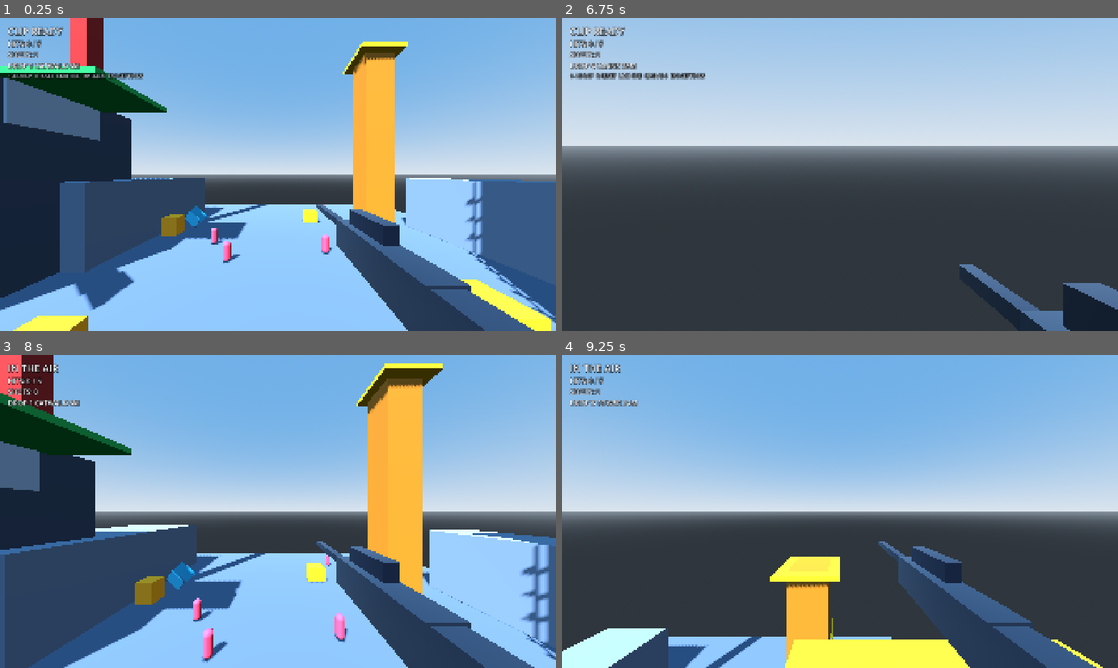
Above: before the commit, frames 1-4 (two rows, left to right).
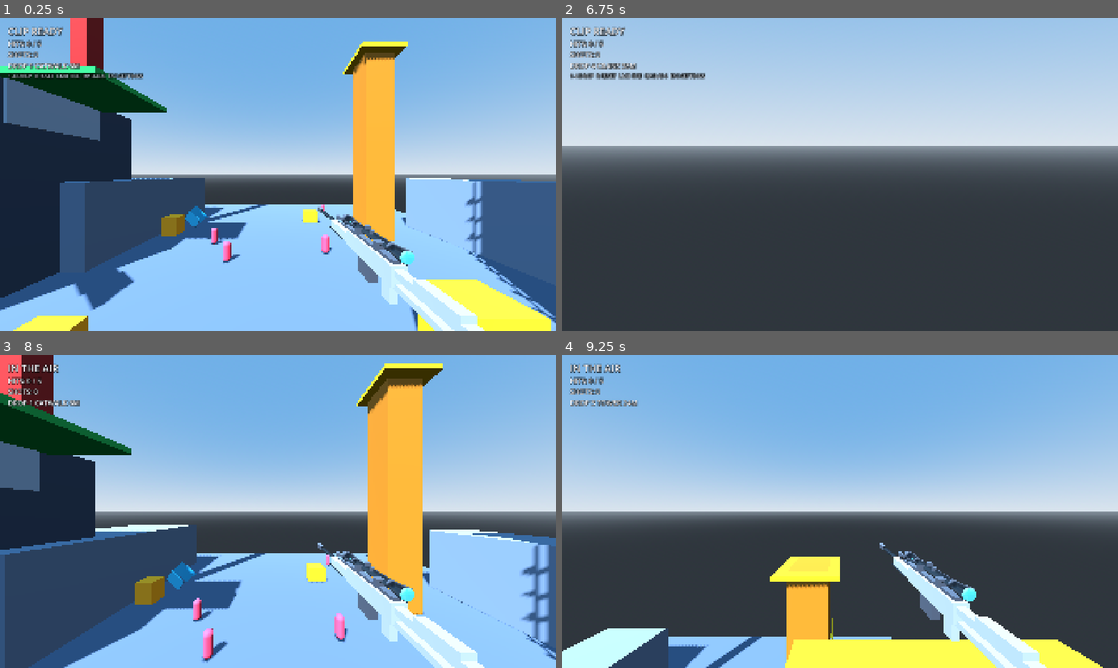
Above: after the commit, the same moments.

Repository: jmerchslop/first-try
Game: Godot game, scene res://scenes/test_arena.tscn
Two runs of this game, one before a commit and one after it. Both use one fixed random seed, a clock stepped at 60 frames per second and the inputs below.
Inputs (mouse positions are in pixels of both pictures, inside the frame that each line leads up to):
- Up to frame 1 (0.25 s): no input
- Up to frame 2 (6.75 s): tap Enter at 0.5 s; move the mouse to (867, 174) at 0.52 s; hold Right mouse button (ads) 0.53-1.28 s; hold W (move_forward) 0.53-5.78 s; tap Space (jump) at 0.77, 1.52, 3.02, 3.77, 4.52, 6.02 s; move the mouse to (812, 174) at 1.27 s; right-click (812, 174) at 1.35 s; move the mouse to (851, 168) at 2.02 s; hold 1 (drop_1) 2.03-2.78 s; right-click (851, 168) at 2.3 s; move the mouse to (834, 180) at 2.77 s; tap 2 (drop_2) at 2.85 s; right-click (834, 180) at 3.05 s; move the mouse to (878, 177) at 3.52 s; hold 3 (drop_3) 3.53-4.28 s; right-click (878, 177) at 3.8 s; move the mouse to (795, 171) at 4.27 s; tap 4 (drop_4) at 4.35 s; right-click (795, 171) at 4.55 s; tap R (reset_drop) at 5, 5.75, 6.5 s; move the mouse to (845, 174) at 5.02 s; press the mouse at (845, 174) at 5.03 s; right-click (845, 174) at 5.3 s; move the mouse to (817, 168) at 5.77 s; release the mouse at (817, 168) at 5.78 s; hold D (move_right) 5.78-6.53 s; right-click (817, 168) at 5.85 s; move the mouse to (867, 174) at 6.52 s; hold W (move_forward) from 6.53 s (still down); hold Right mouse button (ads) from 6.53 s (still down)
- Up to frame 3 (8 s): keep holding W (move_forward); tap Space (jump) at 6.77, 7.52 s; tap R (reset_drop) at 7.25 s; move the mouse to (250, 511) at 7.27 s; release Right mouse button (ads) at 7.28 s; tap 1 (drop_1) at 7.35 s; right-click (250, 511) at 7.55 s
- Up to frame 4 (9.25 s): move the mouse to (851, 505) at 8.02 s; hold 2 (drop_2) 8.03-8.78 s; right-click (851, 505) at 8.3 s; move the mouse to (834, 517) at 8.77 s; release W (move_forward) at 8.78 s; hold A (move_left) from 8.78 s (still down); tap 3 (drop_3) at 8.85 s; tap Space (jump) at 9.02 s; right-click (834, 517) at 9.05 s

The runs differ from the first frame. In frame 1, 5.8% of the frame differs, in the area x 56-97%, y 59-100%; in frame 2, 2.4%; in frame 3, 5.8%; in frame 4, 5.5%.

Commit message:
Swap the greybox rifle for the Intervention model.
The hip viewmodel is the imported sniper at half scale, and it hides while ADS is held so the existing zoom and scope bracket stay clear.

Co-authored-by: jmerchslop <jmerchslop@users.noreply.github.com>

Diff:
--- /dev/null
+++ b/assets/weapons/sniper_skin_helper.gd
@@ -0,0 +1,45 @@
+# Drop `FirstTry_Intervention_Sniper.glb` into `res://assets/weapons/` in Godot 4.
+# It already conforms to the 3-Material-Slot Weapon Skin spec from `03_TEST_ARENA_AND_CEL_SHADED_ART.md`:
+#   - Surface 0 (`Slot0_ReceiverCamo`): Main receiver, tactical stock, handguard, pistol grip
+#   - Surface 1 (`Slot1_BarrelScopeTrim`): Fluted barrel, 3-baffle muzzle brake, scope, bolt, magazine, bipod, carry handle
+#   - Surface 2 (`Slot2_ScopeLens`): Ocular & objective lenses (emissive cyan)
+#
+# Orientation: Barrel points along -Z (Godot's native forward vector), centered at the receiver
+# so rotating around (0, 0, 0) pivots cleanly for Weapon Inspect, Y-Y swaps, and ADS interpolation.
+
+extends Node3D
+
+@onready var sniper_mesh: MeshInstance3D = $FirstTry_SniperRifle
+
+func apply_cel_shaded_skin(camo_texture: Texture2D = null, primary_tint: Color = Color(0.25, 0.28, 0.35), accent_tint: Color = Color(0.1, 0.11, 0.14)) -> void:
+	if not sniper_mesh:
+		return
+
+	# Shared ink outline pass
+	var outline := StandardMaterial3D.new()
+	outline.shading_mode = BaseMaterial3D.SHADING_MODE_UNSHADED
+	outline.albedo_color = Color(0.05, 0.05, 0.08)
+	outline.cull_mode = BaseMaterial3D.CULL_FRONT
+	outline.grow = true
+	outline.grow_amount = 0.008 # Fine viewmodel ink line
+
+	# Surface 0: Primary Camo / Skin
+	var mat_body := StandardMaterial3D.new()
+	mat_body.diffuse_mode = BaseMaterial3D.DIFFUSE_TOON
+	mat_body.specular_mode = BaseMaterial3D.SPECULAR_TOON
+	mat_body.roughness = 0.85
+	mat_body.albedo_color = primary_tint
+	if camo_texture:
+		mat_body.albedo_texture = camo_texture
+	mat_body.next_pass = outline
+	sniper_mesh.set_surface_override_material(0, mat_body)
+
+	# Surface 1: Barrel, Scope & Trim
+	var mat_trim := StandardMaterial3D.new()
+	mat_trim.diffuse_mode = BaseMaterial3D.DIFFUSE_TOON
+	mat_trim.specular_mode = BaseMaterial3D.SPECULAR_TOON
+	mat_trim.metallic = 0.6
+	mat_trim.roughness = 0.45
+	mat_trim.albedo_color = accent_tint
+	mat_trim.next_pass = outline
+	sniper_mesh.set_surface_override_material(1, mat_trim)
--- a/scripts/player_controller.gd
+++ b/scripts/player_controller.gd
@@ -16,6 +16,7 @@
 const VIEW_KICK_RETURN_DEG := 18.0
 const PITCH_LIMIT_DEG := 89.0
 const WORLD_MASK := 1
+const INTERVENTION_SCENE := preload("res://assets/weapons/FirstTry_Intervention_Sniper.glb")
 
 var confirmed_hits_serial: int = 0
 var last_collider_name: String = ""
@@ -32,6 +33,7 @@
 var _tracer_left: float = 0.0
 var _ads: bool = false
 var _booted: bool = false
+var _rifle: Node3D
 
 
 static func shot_direction(forward: Vector3) -> Vector3:
@@ -270,6 +272,8 @@
 		_camera.fov = ads_fov_for(base)
 	else:
 		_camera.fov = base
+	if _rifle != null:
+		_rifle.visible = not _ads
 
 
 func _apply_camera_pose() -> void:
@@ -346,31 +350,20 @@
 
 
 func _build_rifle() -> void:
-	var rifle := CSGCombiner3D.new()
+	var rifle := Node3D.new()
 	rifle.name = "Rifle"
-	rifle.use_collision = false
 	rifle.position = Vector3(0.26, -0.22, -0.42)
+	rifle.rotation = Vector3.ZERO
+	rifle.scale = Vector3(0.50, 0.50, 0.50)
 	_camera.add_child(rifle)
-	var dark := _gun_mat(Color("#1F2937"), 0.45)
-	var steel := _gun_mat(Color("#111827"), 0.35)
-	_gun_box(rifle, "Receiver", Vector3(0.07, 0.1, 0.36), Vector3.ZERO, dark)
-	_gun_box(rifle, "Barrel", Vector3(0.028, 0.028, 0.42), Vector3(0.0, 0.02, -0.36), steel)
-	_gun_box(rifle, "Stock", Vector3(0.055, 0.09, 0.16), Vector3(0.0, 0.0, 0.24), dark)
-	_gun_box(rifle, "Scope", Vector3(0.04, 0.046, 0.16), Vector3(0.0, 0.08, -0.02), steel)
-
-
-func _gun_mat(color: Color, metallic: float) -> StandardMaterial3D:
-	var mat := StandardMaterial3D.new()
-	mat.albedo_color = color
-	mat.roughness = 0.42
-	mat.metallic = metallic
-	return mat
-
-
-func _gun_box(parent: Node, box_name: String, size: Vector3, pos: Vector3, mat: StandardMaterial3D) -> void:
-	var box := CSGBox3D.new()
-	box.name = box_name
-	box.size = size
-	box.position = pos
-	box.material = mat
-	parent.add_child(box)
+	var imported := INTERVENTION_SCENE.instantiate()
+	var mesh := imported.get_node("FirstTry_SniperRifle") as MeshInstance3D
+	mesh.owner = null
+	imported.remove_child(mesh)
+	mesh.position = Vector3.ZERO
+	mesh.rotation = Vector3.ZERO
+	mesh.scale = Vector3.ONE
+	mesh.cast_shadow = GeometryInstance3D.SHADOW_CASTING_SETTING_OFF
+	rifle.add_child(mesh)
+	imported.free()
+	_rifle = rifle
--- a/tests/ft1_tests.gd
+++ b/tests/ft1_tests.gd
@@ -160,6 +160,21 @@
 		_expect(is_equal_approx(marker.global_position.y, heights[index]), "Spawn_%d Y is %.0f" % [index + 1, heights[index]])
 
 	await _until_grounded(player)
+	_expect(FileAccess.file_exists("res://assets/weapons/FirstTry_Intervention_Sniper.glb"), "intervention glb is in the project")
+	var camera := player.get_node("CameraPivot/Camera3D") as Camera3D
+	var rifle := camera.get_node_or_null("Rifle") as Node3D
+	_expect(rifle != null, "Camera3D has a Rifle child")
+	var sniper_mesh: MeshInstance3D = null
+	if rifle != null:
+		sniper_mesh = rifle.find_child("FirstTry_SniperRifle", true, false) as MeshInstance3D
+	_expect(sniper_mesh != null, "Rifle has a FirstTry_SniperRifle mesh")
+	var csg_leftover := false
+	for node in camera.find_children("*", "", true, false):
+		if node is CSGCombiner3D:
+			csg_leftover = true
+		if node is CSGBox3D and node.name in ["Receiver", "Barrel", "Stock", "Scope"]:
+			csg_leftover = true
+	_expect(not csg_leftover, "no CSG placeholder rifle under the camera")
 	_expect(player.is_on_floor(), "player starts on the catwalk")
 	_expect(player.get_clip().state == ClipState.State.READY, "boot clip is READY")
 	_expect(player.get_clip().active_drop == 1, "boot drop is 1")
@@ -230,14 +245,22 @@
 	await process_frame
 	_expect(player.is_ads(), "ADS is held")
 	_expect(is_equal_approx(player.camera_fov(), 44.0), "ADS fov is max(30, base * 0.40)")
+	_expect(rifle != null and not rifle.visible, "ADS hides the rifle")
 	Input.action_release("ads")
 	await process_frame
 	await process_frame
 	_expect(not player.is_ads(), "ADS released")
 	_expect(is_equal_approx(player.camera_fov(), 110.0), "releasing ADS restores hip fov")
+	_expect(rifle != null and rifle.visible, "releasing ADS shows the rifle")
 	settings.restore_defaults()
 	await process_frame
 	_expect(is_equal_approx(player.camera_fov(), 90.0), "default fov returns to 90")
+	player.set_ads_held(true)
+	_expect(rifle != null and not rifle.visible, "set_ads_held hides the rifle")
+	_expect(is_equal_approx(player.camera_fov(), PlayerController.ads_fov_for(90.0)), "set_ads_held fov is ads_fov_for")
+	player.set_ads_held(false)
+	_expect(rifle != null and rifle.visible, "set_ads_held release shows the rifle")
+	_expect(is_equal_approx(player.camera_fov(), 90.0), "set_ads_held release restores hip fov")
 
 	hud.set_paused(true)
 	_expect(self.paused, "settings pause the world")
--- /dev/null
+++ b/tests/ft2_capture.gd
@@ -0,0 +1,73 @@
+extends SceneTree
+
+## FT2 screenshots: Intervention at the hip, hidden while ADS is held.
+
+const OUT_DIR := "/cursor/stores/self/artifacts"
+
+
+func _init() -> void:
+	call_deferred("_run")
+
+
+func _run() -> void:
+	DisplayServer.window_set_flag(DisplayServer.WINDOW_FLAG_BORDERLESS, true)
+	DisplayServer.window_set_size(Vector2i(1920, 1080))
+	var arena := (load("res://scenes/test_arena.tscn") as PackedScene).instantiate()
+	root.add_child(arena)
+	var player := arena.get_node("Player") as PlayerController
+	var target := arena.get_node("Targets/Target_1") as TargetDummy
+	await _sim(12)
+	var rifle := player.get_node("CameraPivot/Camera3D/Rifle") as Node3D
+	print("RIFLE pos=%s rot=%s scale=%s visible=%s" % [rifle.position, rifle.rotation, rifle.scale, rifle.visible])
+	player.aim_pitch_degrees(-16.0)
+	await _shot("ft2_hip_ready.png")
+
+	Input.action_press("move_forward")
+	var guard := 0
+	while player.get_clip().state != ClipState.State.AIRBORNE and guard < 180:
+		await _physics_only()
+		guard += 1
+	Input.action_release("move_forward")
+	for _i in 10:
+		await _physics_only()
+	player.aim_pitch_degrees(-22.0)
+	print("AIR state=%s rifle_visible=%s" % [player.clip_status_text(), rifle.visible])
+	await _shot("ft2_hip_airborne.png")
+
+	player.teleport_to_drop(1)
+	await _sim(8)
+	player.aim_at_world(target.aim_point())
+	Input.action_press("ads")
+	await _shot("ft2_ads_hidden.png")
+	print("ADS fov=%s rifle_visible=%s" % [player.camera_fov(), rifle.visible])
+	Input.action_release("ads")
+	await _shot("ft2_ads_released.png")
+	print("RELEASED fov=%s rifle_visible=%s" % [player.camera_fov(), rifle.visible])
+
+	var camera := player.get_node("CameraPivot/Camera3D") as Camera3D
+	camera.fov = 70.0
+	player.aim_pitch_degrees(-8.0)
+	await _shot("ft2_closeup_right.png")
+	print("CAPTURE_DONE")
+	quit(0)
+
+
+func _sim(count: int) -> void:
+	RenderingServer.render_loop_enabled = false
+	for _i in count:
+		await physics_frame
+
+
+func _physics_only() -> void:
+	RenderingServer.render_loop_enabled = false
+	await physics_frame
+
+
+func _shot(file_name: String) -> void:
+	RenderingServer.render_loop_enabled = true
+	for _i in 2:
+		await process_frame
+	var image := root.get_texture().get_image()
+	var path := OUT_DIR.path_join(file_name)
+	var err := image.save_png(path)
+	print("FRAME ", file_name, " ", image.get_width(), "x", image.get_height(), " err=", err, " path=", path)
Binary file added: assets/weapons/FirstTry_Intervention_Sniper.glb
Not shown, added: assets/weapons/FirstTry_Intervention_Sniper.glb.import
Not shown, added: assets/weapons/sniper_skin_helper.gd.uid
Not shown, added: tests/ft2_capture.gd.uid
